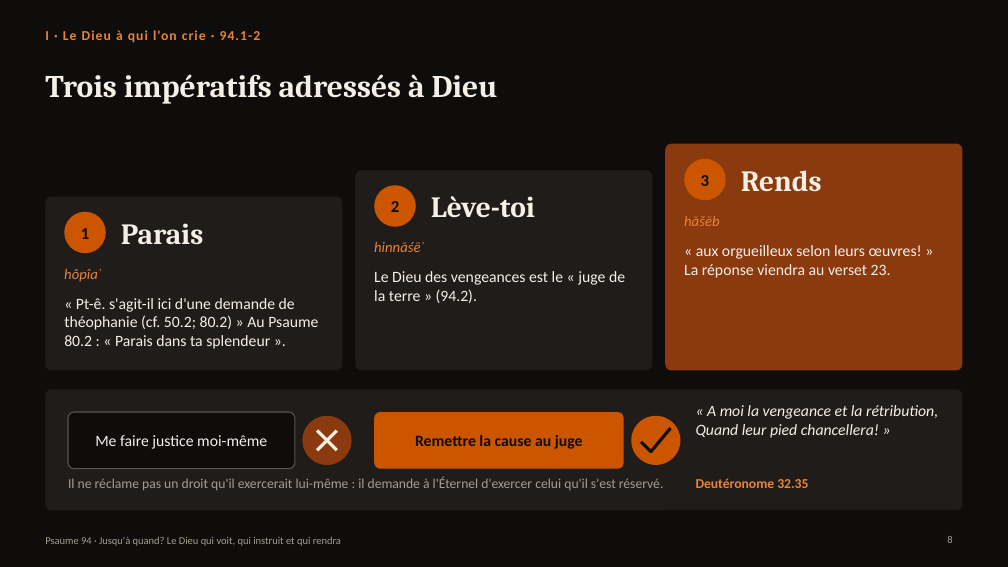
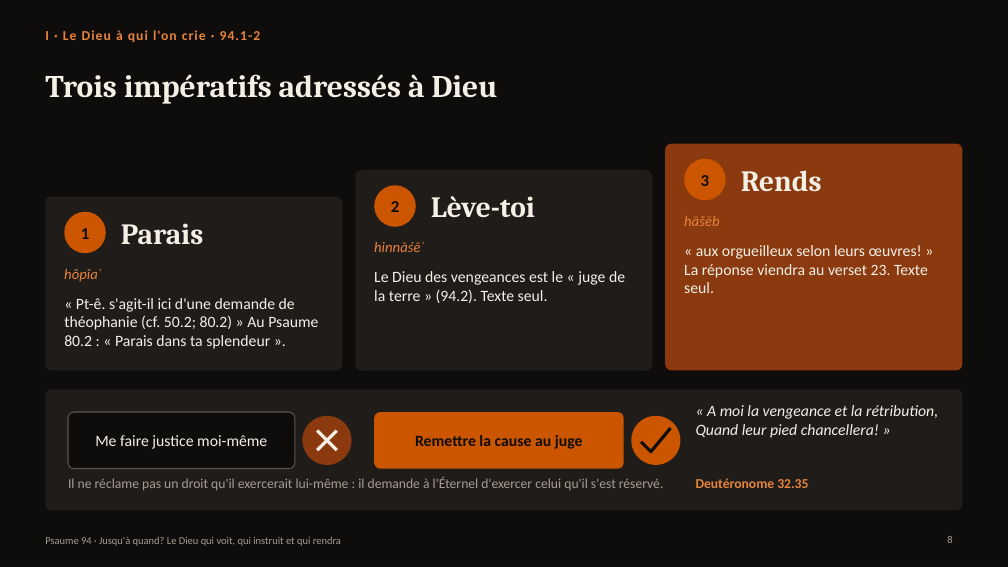
Before and after one commit to agbruneau/Prospection, a slide deck: slide 8 of Presentation-Psaume-94.pptx. Drawn at 1008x567 pixels with LibreOffice and Linux fonts; fonts in the diff are those of the drawing. Boxes give left, top, right and bottom in pixels: in the first picture for what was removed or moved away, otherwise in the second. Text is boxed around its words. In the diff, an @@ line names an element or a change of style, - is before the commit and + after.

```diff
--- a/Presentation-Psaume-94.pptx
+++ b/Presentation-Psaume-94.pptx
@@ text at bbox=[684, 245, 928, 293]: text changed @@
-« aux orgueilleux selon leurs œuvres! » La réponse viendra au verset 23.
+« aux orgueilleux selon leurs œuvres! » La réponse viendra au verset 23. Texte seul.
@@ text at bbox=[374, 271, 625, 303]: text changed @@
-Le Dieu des vengeances est le « juge de la terre » (94.2).
+Le Dieu des vengeances est le « juge de la terre » (94.2). Texte seul.
```
Also in this commit, not shown: 5 other slides changed, 7 other files.
